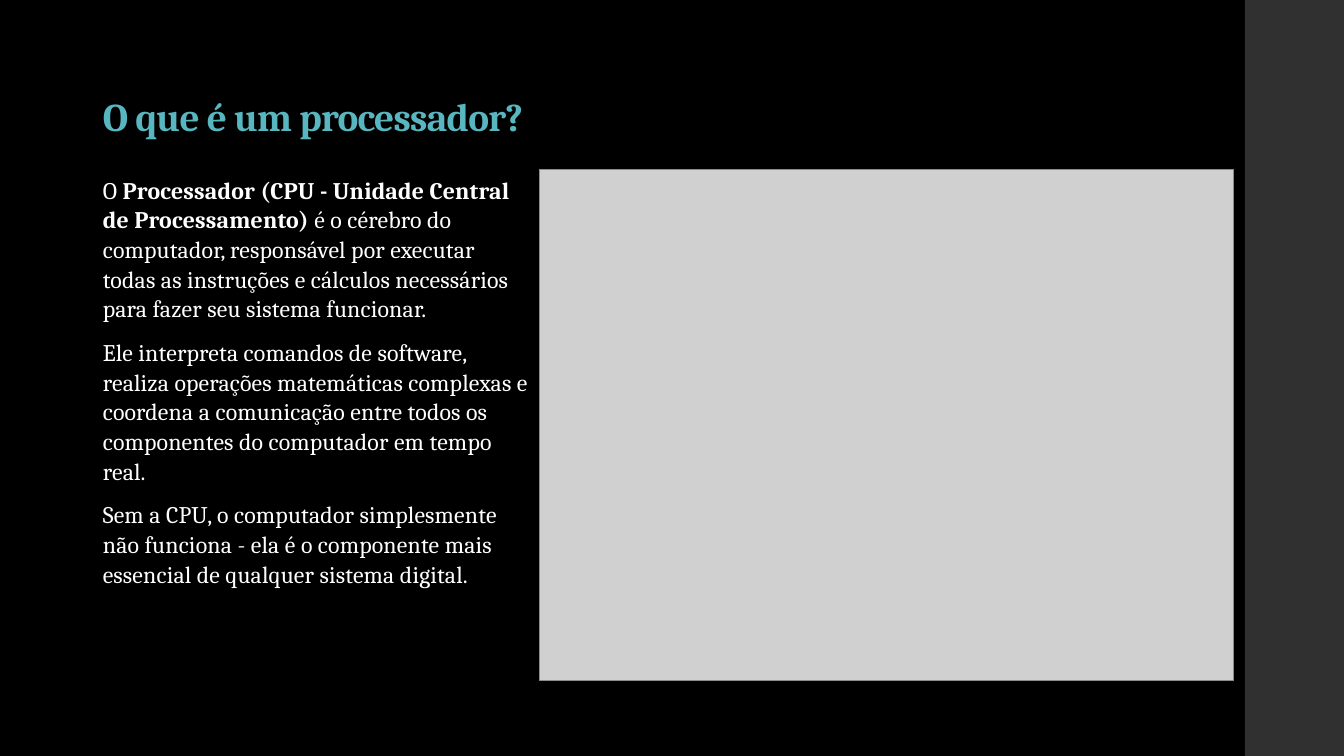
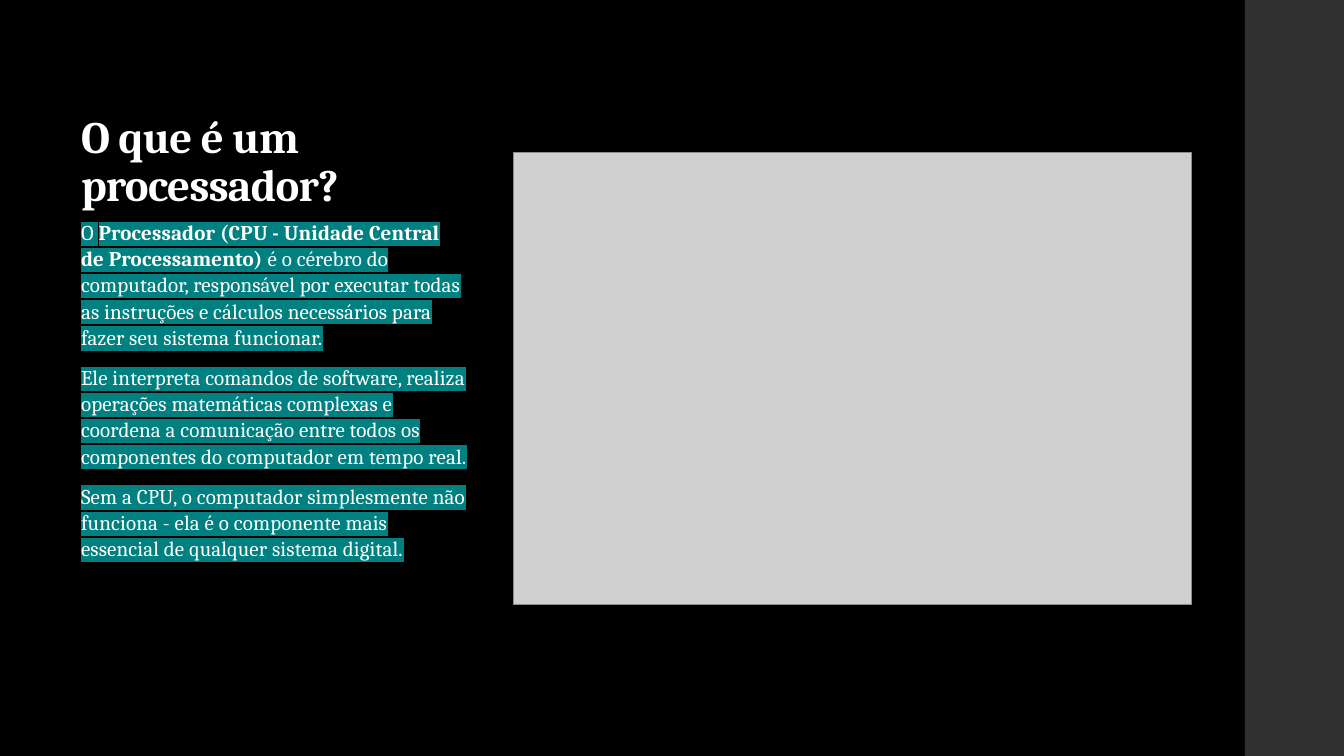
Before and after one commit to miguelguiul1/curso-hardware, a slide deck: slide 2 of HARDWARE/PowerPoint/MISSÃO PROCESSADOR - VERSÃO PREMIUM.pptx. Drawn at 1344x756 pixels with LibreOffice and Linux fonts; fonts in the diff are those of the drawing; grey boxes stand for pictures. Boxes give left, top, right and bottom in pixels: in the first picture for what was removed or moved away, otherwise in the second. Text is boxed around its words. In the diff, an @@ line names an element or a change of style, - is before the commit and + after.

```diff
--- a/HARDWARE/PowerPoint/MISSÃO PROCESSADOR - VERSÃO PREMIUM.pptx
+++ b/HARDWARE/PowerPoint/MISSÃO PROCESSADOR - VERSÃO PREMIUM.pptx
@@ title "O que é um processador?": place and size @@
-title "O que é um processador?" at bbox=[103, 103, 523, 140]
+title "O que é um processador?" at bbox=[81, 121, 339, 211]
@@ title "O que é um processador?" at bbox=[81, 121, 339, 211]: size 28 to 32 pt, text colour #58B6C0 to #FFFFFF @@
@@ picture: place and size @@
-picture at bbox=[540, 169, 1234, 681]
+picture at bbox=[513, 153, 1192, 605]
@@ text "O Processador (CPU - Unidade ...": place and size @@
-text "O Processador (CPU - Unidade ..." at bbox=[103, 182, 528, 588]
+text "O Processador (CPU - Unidade ..." at bbox=[81, 220, 466, 561]
@@ text "O Processador (CPU - Unidade ..." at bbox=[81, 220, 466, 561]: size 17 to 15 pt, highlight none to #008080; indent changed @@
```
Also in this commit, not shown: 1 other slide changed, 3 slides added, 2 slides removed, 1 other file.
